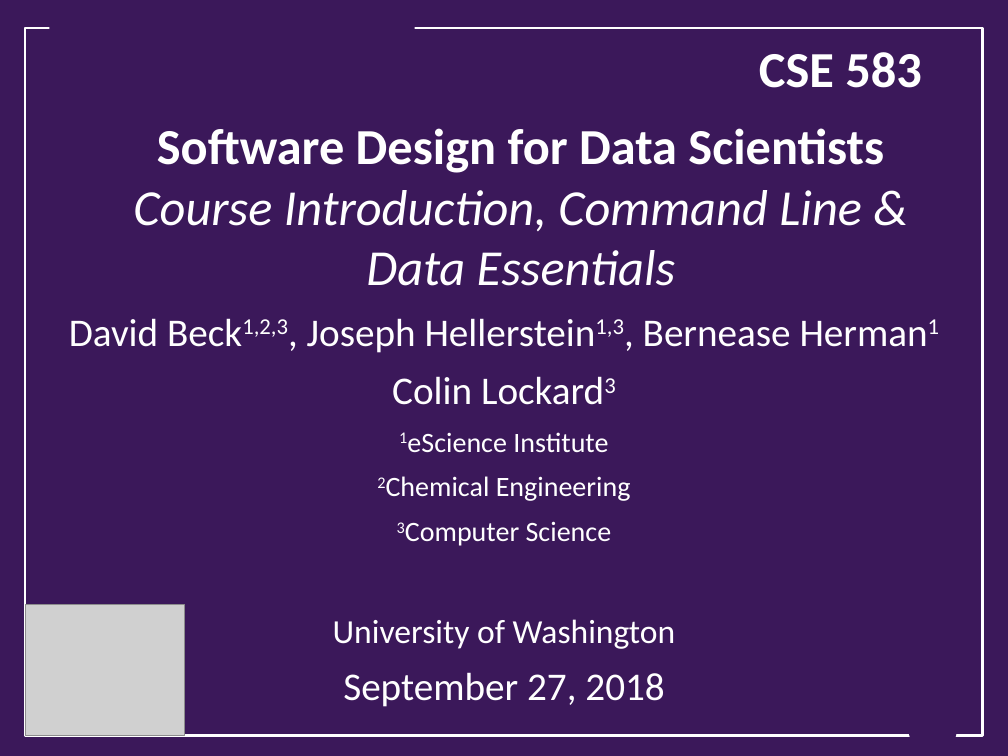
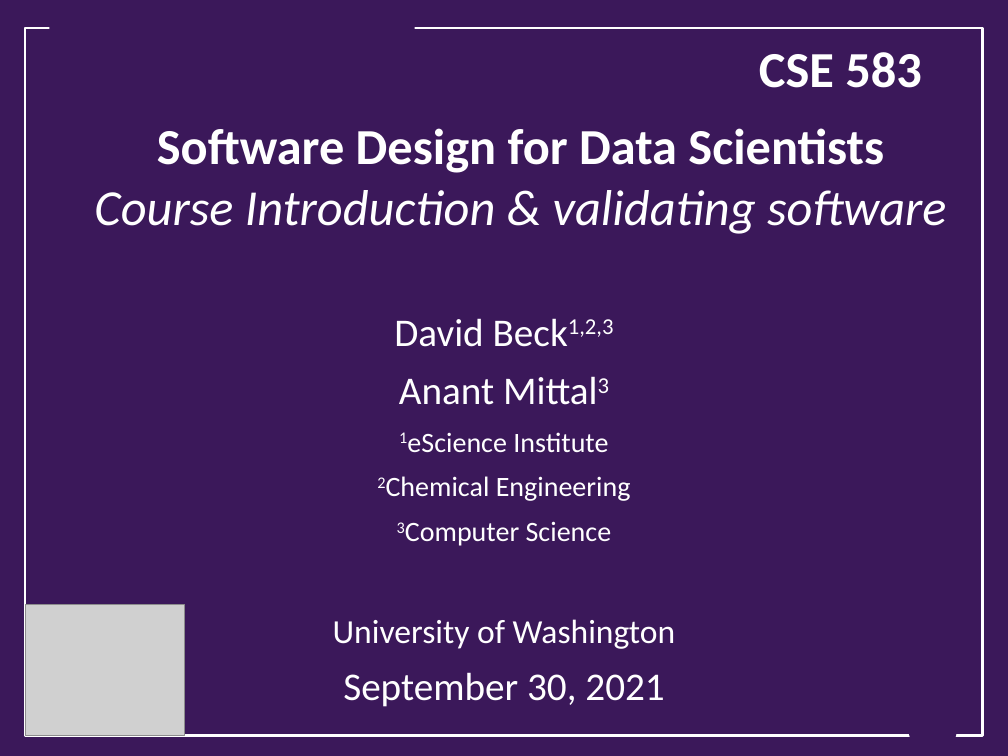
Before and after one commit to UWSEDS/lecture-materials, a slide deck: slide 1 of 01_overview/Course Introduction.pptx. Drawn at 1008x756 pixels with LibreOffice and Linux fonts; fonts in the diff are those of the drawing; grey boxes stand for pictures; background and template pictures are left out. Boxes give left, top, right and bottom in pixels: in the first picture for what was removed or moved away, otherwise in the second. Text is boxed around its words. In the diff, an @@ line names an element or a change of style, - is before the commit and + after.

Commit message:
updated intro slides

```diff
--- a/01_overview/Course Introduction.pptx
+++ b/01_overview/Course Introduction.pptx
@@ text at box(94, 128, 946, 234): text changed @@
-Software Design for Data Scientists
-Course Introduction, Command Line & Data Essentials
+Software Design for Data Scientists
+Course Introduction & validating software
@@ text at box(394, 318, 614, 405): text changed @@
-David Beck1,2,3, Joseph Hellerstein1,3, Bernease Herman1
-Colin Lockard3
+David Beck1,2,3
+Anant Mittal3
@@ text at box(343, 672, 664, 707): text changed @@
-September 27, 2018
+September 30, 2021
```
Also in this commit, not shown: 12 other slides changed, 12 slides added, 6 slides removed.
